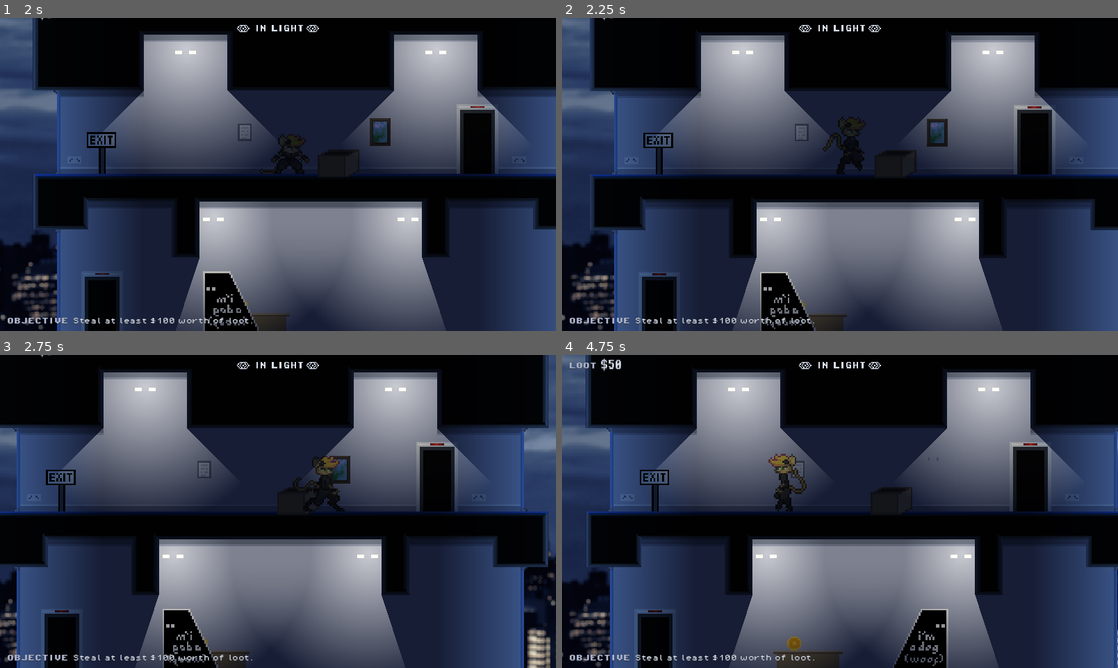
Above: before the commit, frames 1-4 (two rows, left to right).
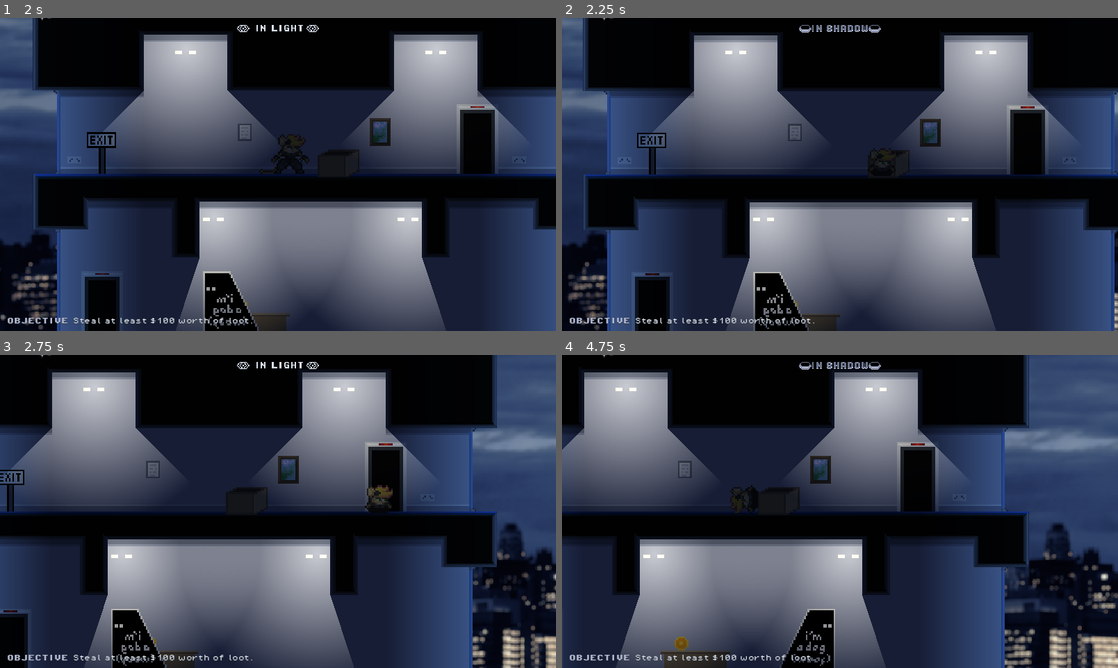
Above: after the commit, the same moments.

Repository: adamscott/catburglar
Game: Godot game, scene res://scenes/testbed.tscn
The game is run twice, just before and just after one commit, with the same random seed, the same clock (stepped at 60 frames per second) and the same inputs. The project has no main scene, so this scene is started directly.
Inputs:
- Up to frame 1 (2 s): hold Right (right) 0.53-1.28 s; tap X (interact) at 0.6, 1.35 s; hold Down (down) from 1.28 s (still down)
- Up to frame 2 (2.25 s): release Down (down) at 2.03 s; hold Right (right) from 2.03 s (still down); tap X (interact) at 2.1 s
- Up to frame 3 (2.75 s): keep holding Right (right)
- Up to frame 4 (4.75 s): tap X (interact) at 2.85, 3.6, 4.35 s; release Right (right) at 3.53 s; hold Left (left) from 3.53 s (still down)

Frame 1 is identical in both runs. In frame 2, 10% of the frame differs, in the area x 0-100%, y 0-100%; in frame 3, 55%; in frame 4, 73%.

Commit message:
Implement rolling

Diff:
--- a/game/objects/player.gd
+++ b/game/objects/player.gd
@@ -1,15 +1,21 @@
 extends CharacterBody2D
 
 const WALK_SPEED : float = 80.0
+const HALF_ROLL_SPEED : float = 120.0
+const ROLL_SPEED : float = 160.0
+const MAX_ROLL_DISTANCE : float = 96.0
 
 @onready var sprite : Sprite2D = $Sprite2D
 @onready var area_interact : Area2D = $Area2D_Interact
 
-enum State {NORMAL, CROUCHING_DOWN, CROUCHED, STANDING_UP, ENTERING_BOX, IN_BOX, LEAVING_BOX, ENTERING_DOOR, LEAVING_DOOR, SWIPING, PICKING_LOCK, CRACKING_SAFE, CAUGHT}
+enum State {NORMAL, CROUCHING_DOWN, CROUCHED, STANDING_UP, ENTERING_ROLL, ROLLING, LEAVING_ROLL, FALLING, LANDING, ENTERING_BOX, IN_BOX, LEAVING_BOX, ENTERING_DOOR, LEAVING_DOOR, SWIPING, PICKING_LOCK, CRACKING_SAFE, CAUGHT}
 
 var current_state : int = State.NORMAL
 var anim_index : float = 0.0
 var door_destination : Vector2
+
+var facing : Vector2 = Vector2.RIGHT
+var roll_distance : float
 
 var lit : bool = false
 var obscured : bool = false
@@ -81,7 +87,7 @@
 		sprite.modulate.a = 1.0
 
 func _physics_process_crouching_down(delta : float) -> void:
-	obscured = false
+	update_obscured()
 	anim_index += delta * 15.0
 	sprite.frame = 28 + clampf(anim_index, 0.0, 4.0)
 	if anim_index >= 4.0:
@@ -94,16 +100,53 @@
 	if not Input.is_action_pressed(&"down"):
 		current_state = State.STANDING_UP
 		anim_index = 0.0
-	var movement_desired : float = Input.get_axis(&"left", &"right")
-	if movement_desired != 0.0:
-		sprite.flip_h = movement_desired < 0.0
+	if Input.is_action_pressed(&"right"):
+		sprite.flip_h = false
+		facing = Vector2.RIGHT
+		roll_distance = MAX_ROLL_DISTANCE
+		current_state = State.ENTERING_ROLL
+		anim_index = 0.0
+	elif Input.is_action_pressed(&"left"):
+		sprite.flip_h = true
+		facing = Vector2.LEFT
+		roll_distance = MAX_ROLL_DISTANCE
+		current_state = State.ENTERING_ROLL
+		anim_index = 0.0
 
 func _physics_process_standing_up(delta : float) -> void:
-	obscured = false
+	update_obscured()
 	anim_index += delta * 15.0
+	sprite.frame = 34 + clampf(anim_index, 0.0, 1.0)
 	if anim_index >= 2.0:
 		current_state = State.NORMAL
-	sprite.frame = 34 + clampf(anim_index, 0.0, 1.0)
+
+func _physics_process_entering_roll(delta : float) -> void:
+	update_obscured()
+	anim_index += delta * 15.0
+	sprite.frame = 84 + clampf(anim_index, 0.0, 1.0)
+	if anim_index >= 2.0:
+		current_state = State.ROLLING
+		anim_index = 0.0
+	move_and_collide(facing * HALF_ROLL_SPEED * delta)
+
+func _physics_process_rolling(delta : float) -> void:
+	update_obscured()
+	anim_index += delta * 15.0
+	sprite.frame = 86 + wrapf(anim_index, 0.0, 4.0)
+	move_and_collide(facing * ROLL_SPEED * delta)
+	roll_distance -= ROLL_SPEED * delta
+	if roll_distance <= 0.0 or Input.is_action_just_pressed("interact"):
+		current_state = State.LEAVING_ROLL
+		anim_index = 0.0
+
+func _physics_process_leaving_roll(delta : float) -> void:
+	update_obscured()
+	anim_index += delta * 15.0
+	sprite.frame = 90 + clampf(anim_index, 0.0, 1.0)
+	if anim_index >= 2.0:
+		current_state = State.CROUCHED
+		anim_index = 0.0
+	move_and_collide(facing * HALF_ROLL_SPEED * delta)
 
 func _physics_process_normal(delta : float) -> void:
 	obscured = false
@@ -111,6 +154,7 @@
 	if movement_desired != 0.0:
 		var collision : KinematicCollision2D = move_and_collide(Vector2.RIGHT * movement_desired * delta * WALK_SPEED)
 		sprite.flip_h = movement_desired < 0.0
+		facing = Vector2.RIGHT if movement_desired > 0.0 else Vector2.LEFT
 	if Input.is_action_just_pressed(&"interact"):
 		try_to_interact()
 	elif Input.is_action_just_pressed(&"down"):
@@ -140,6 +184,9 @@
 		State.CROUCHED: _physics_process_crouched(delta)
 		State.STANDING_UP: _physics_process_standing_up(delta)
 		State.NORMAL: _physics_process_normal(delta)
+		State.ENTERING_ROLL: _physics_process_entering_roll(delta)
+		State.ROLLING: _physics_process_rolling(delta)
+		State.LEAVING_ROLL: _physics_process_leaving_roll(delta)
 		State.ENTERING_DOOR: _physics_process_entering_door(delta)
 		State.LEAVING_DOOR: _physics_process_leaving_door(delta)
 		State.SWIPING: _physics_process_swiping(delta)
Binary file changed: game/sprites/player.png
